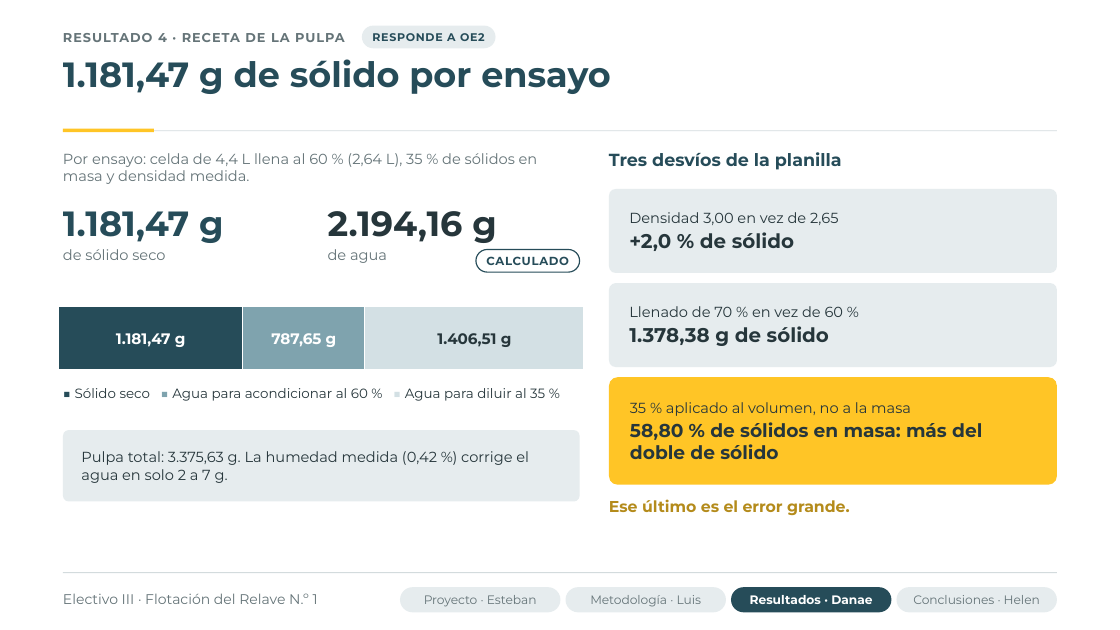
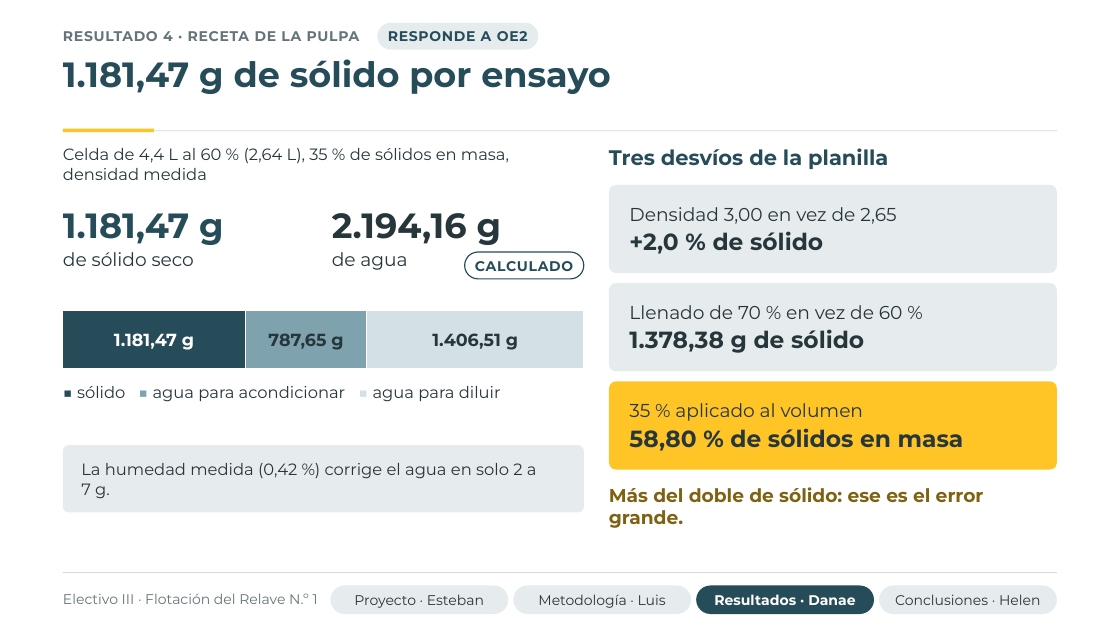
Before and after one commit to flakoks/juego-amigo-secreto, a slide deck: slide 14 of presentacion-tesis/presentacion_flotacion_relave.pptx. Drawn at 1120x630 pixels with LibreOffice and Linux fonts; fonts in the diff are those of the drawing; background and template pictures are left out. Boxes give left, top, right and bottom in pixels: in the first picture for what was removed or moved away, otherwise in the second. Text is boxed around its words. In the diff, an @@ line names an element or a change of style, - is before the commit and + after.

```diff
--- a/presentacion-tesis/presentacion_flotacion_relave.pptx
+++ b/presentacion-tesis/presentacion_flotacion_relave.pptx
@@ text "RESULTADO 4 · RECETA DE ..." at bbox=[63, 31, 360, 41]: size 11 to 12 pt, letter spacing 0.8 to 0.6 pt @@
@@ rounded rectangle "RESPONDE A OE2": place and size @@
-rounded rectangle "RESPONDE A OE2" at bbox=[362, 25, 496, 48]
+rounded rectangle "RESPONDE A OE2" at bbox=[377, 23, 539, 50]
@@ rounded rectangle "RESPONDE A OE2" at bbox=[377, 23, 539, 50]: size 9.5 to 12 pt @@
@@ text at bbox=[63, 148, 509, 180]: text changed; size 12.5 to 14 pt; text colour #657478 to #26363B @@
-Por ensayo: celda de 4,4 L llena al 60 % (2,64 L), 35 % de sólidos en masa y densidad medida.
+Celda de 4,4 L al 60 % (2,64 L), 35 % de sólidos en masa, densidad medida
@@ text "Tres desvíos de la planilla" at bbox=[609, 148, 888, 169]: size 15 to 18 pt @@
@@ text "2.194,16 g": place and size @@
-text "2.194,16 g" at bbox=[328, 211, 496, 243]
+text "2.194,16 g" at bbox=[332, 213, 501, 245]
@@ rounded rectangle "Densidad 3,00 en vez de ...": place and size @@
-rounded rectangle "Densidad 3,00 en vez de ..." at bbox=[609, 189, 1057, 273]
+rounded rectangle "Densidad 3,00 en vez de ..." at bbox=[609, 185, 1057, 273]
@@ rounded rectangle "Densidad 3,00 en vez de ..." at bbox=[609, 185, 1057, 273]: size 12.5 to 16 pt in "Densidad 3,00 en vez de 2,65"; size 17 to 20 pt in "+2,0 % de sólido" @@
@@ text "de sólido seco" at bbox=[63, 252, 194, 266]: size 12.5 to 16 pt, text colour #657478 to #26363B @@
@@ text "de agua" at bbox=[332, 252, 407, 270]: size 12.5 to 16 pt, text colour #657478 to #26363B @@
@@ rounded rectangle "CALCULADO": place and size @@
-rounded rectangle "CALCULADO" at bbox=[476, 250, 580, 272]
+rounded rectangle "CALCULADO" at bbox=[465, 252, 584, 279]
@@ rounded rectangle "CALCULADO" at bbox=[465, 252, 584, 279]: size 10 to 12 pt @@
@@ rounded rectangle "Llenado de 70 % en ...": place and size @@
-rounded rectangle "Llenado de 70 % en ..." at bbox=[609, 283, 1057, 367]
+rounded rectangle "Llenado de 70 % en ..." at bbox=[609, 283, 1057, 371]
@@ rounded rectangle "Llenado de 70 % en ..." at bbox=[609, 283, 1057, 371]: size 12.5 to 16 pt in "Llenado de 70 % en vez de ..."; size 17 to 20 pt in "1.378,38 g de sólido" @@
@@ text "1.181,47 g" at bbox=[114, 333, 194, 350]: size 13 to 15 pt @@
@@ bar stacked chart at bbox=[63, 304, 584, 376] @@
@@ bar spacing changed @@
@@ plot area changed @@
@@ lettering changed @@
@@ bar stacked chart: place and size @@
-bar stacked chart at bbox=[59, 298, 584, 378]
+bar stacked chart at bbox=[63, 304, 584, 376]
@@ text "787,65 g" at bbox=[268, 333, 343, 350]: size 13 to 15 pt, text colour #FFFFFF to #26363B @@
@@ text "1.406,51 g" at bbox=[432, 333, 518, 350]: size 13 to 15 pt @@
@@ text at bbox=[77, 386, 501, 402]: text changed; size 11.5 to 14 pt @@
-■ Sólido seco ■ Agua para acondicionar al 60 % ■ Agua para diluir al 35 %
+■ sólido ■ agua para acondicionar ■ agua para diluir
@@ rounded rectangle "35 % aplicado al volumen": place and size @@
-rounded rectangle "35 % aplicado al volumen" at bbox=[609, 377, 1057, 485]
+rounded rectangle "35 % aplicado al volumen" at bbox=[609, 381, 1057, 470]
@@ text in rounded rectangle at bbox=[629, 403, 964, 451]: text changed; size 16 to 20 pt @@
-35 % aplicado al volumen, no a la masa
-58,80 % de sólidos en masa: más del doble de sólido
+35 % aplicado al volumen
+58,80 % de sólidos en masa
@@ rounded rectangle "La humedad medida (0,42 %) ...": place and size @@
-rounded rectangle "La humedad medida (0,42 %) ..." at bbox=[63, 430, 580, 502]
+rounded rectangle "La humedad medida (0,42 %) ..." at bbox=[63, 445, 584, 513]
@@ text in rounded rectangle at bbox=[81, 463, 537, 499]: text changed; size 12.5 to 14 pt @@
-Pulpa total: 3.375,63 g. La humedad medida (0,42 %) corrige el agua en solo 2 a 7 g.
+La humedad medida (0,42 %) corrige el agua en solo 2 a 7 g.
@@ text at bbox=[609, 487, 984, 528]: text changed; size 13.5 to 16 pt; text colour #B48B1B to #7F6110 @@
-Ese último es el error grande.
+Más del doble de sólido: ese es el error grande.
@@ size 10.5 to 12 pt, text colour #657478 to #26363B in 3 elements at bbox=[880, 586, 1058, 614], bbox=[513, 586, 691, 614], bbox=[330, 586, 508, 614] @@
@@ rounded rectangle "Proyecto · Esteban": place and size @@
-rounded rectangle "Proyecto · Esteban" at bbox=[400, 587, 560, 613]
+rounded rectangle "Proyecto · Esteban" at bbox=[330, 586, 508, 614]
@@ rounded rectangle "Metodología · Luis": place and size @@
-rounded rectangle "Metodología · Luis" at bbox=[565, 587, 726, 613]
+rounded rectangle "Metodología · Luis" at bbox=[513, 586, 691, 614]
@@ rounded rectangle "Resultados · Danae": place and size @@
-rounded rectangle "Resultados · Danae" at bbox=[731, 587, 891, 613]
+rounded rectangle "Resultados · Danae" at bbox=[697, 586, 875, 614]
@@ rounded rectangle "Resultados · Danae" at bbox=[697, 586, 875, 614]: size 10.5 to 12 pt @@
@@ rounded rectangle "Conclusiones · Helen": place and size @@
-rounded rectangle "Conclusiones · Helen" at bbox=[897, 587, 1057, 613]
+rounded rectangle "Conclusiones · Helen" at bbox=[880, 586, 1058, 614]
```
Also in this commit, not shown: 22 other slides changed, 1 other file.
